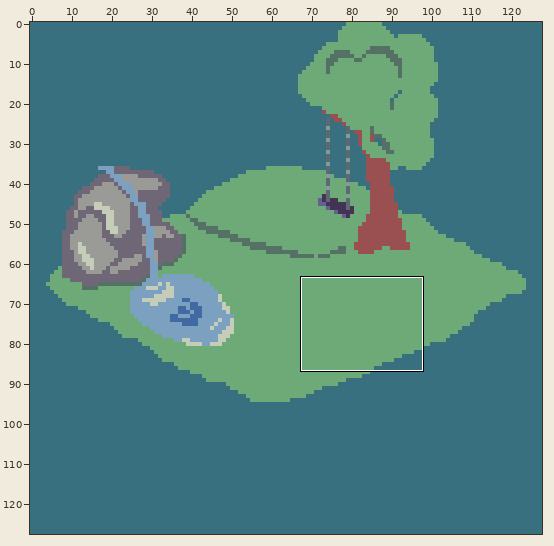
Pixel-art file -- Isometric/IsometricVPalette.aseprite. Above, an overview of the earlier version with the close-up marked.
Close-up. Old version:
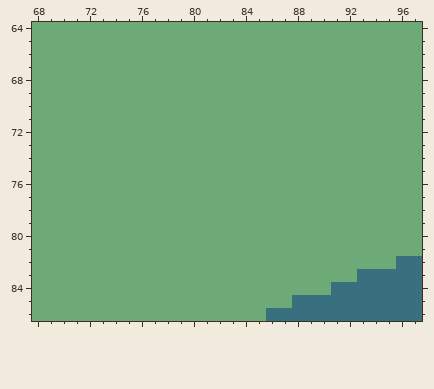
128x128 pixels, 1 frame. Shown: x 68..97, y 64..86. The commit also changed other parts of the picture, which this record leaves out.
Once edited:
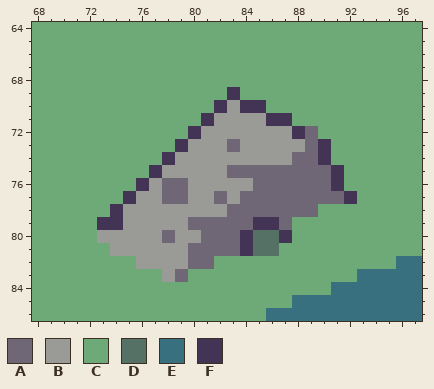
Palette (. is transparent): A #6f6776  B #9a9a97  C #6eaa78  D #557064  E #387080  F #433455
Change:
--- layer "Rocks"
@@ x 68..97 @@
 68 CCCCCCCCCCCCCCCCCCCCCCCCCCCCCC
-69 CCCCCCCCCCCCCCCCCCCCCCCCCCCCCC
-70 CCCCCCCCCCCCCCCCCCCCCCCCCCCCCC
-71 CCCCCCCCCCCCCCCCCCCCCCCCCCCCCC
-72 CCCCCCCCCCCCCCCCCCCCCCCCCCCCCC
-73 CCCCCCCCCCCCCCCCCCCCCCCCCCCCCC
-74 CCCCCCCCCCCCCCCCCCCCCCCCCCCCCC
-75 CCCCCCCCCCCCCCCCCCCCCCCCCCCCCC
-76 CCCCCCCCCCCCCCCCCCCCCCCCCCCCCC
-77 CCCCCCCCCCCCCCCCCCCCCCCCCCCCCC
-78 CCCCCCCCCCCCCCCCCCCCCCCCCCCCCC
-79 CCCCCCCCCCCCCCCCCCCCCCCCCCCCCC
-80 CCCCCCCCCCCCCCCCCCCCCCCCCCCCCC
-81 CCCCCCCCCCCCCCCCCCCCCCCCCCCCCC
-82 CCCCCCCCCCCCCCCCCCCCCCCCCCCCEE
-83 CCCCCCCCCCCCCCCCCCCCCCCCCEEEEE
+69 CCCCCCCCCCCCCCCFCCCCCCCCCCCCCC
+70 CCCCCCCCCCCCCCFBFFCCCCCCCCCCCC
+71 CCCCCCCCCCCCCFBBBBFFCCCCCCCCCC
+72 CCCCCCCCCCCCFBBBBBBBFACCCCCCCC
+73 CCCCCCCCCCCFBBBABBBBBAFCCCCCCC
+74 CCCCCCCCCCFBBBBBBBBBAAFCCCCCCC
+75 CCCCCCCCCFBBBBBAAAAAAAAFCCCCCC
+76 CCCCCCCCFBAABBBBBAAAAAAFCCCCCC
+77 CCCCCCCFBBAABBABAAAAAAAAFCCCCC
+78 CCCCCCFBBBBBBBBAAAAAAACCCCCCCC
+79 CCCCCFFBBBBBAAAAAFFACCCCCCCCCC
+80 CCCCCBBBBBABBAAAFDDFCCCCCCCCCC
+81 CCCCCCBBBBBBAAAAFDDCCCCCCCCCCC
+82 CCCCCCCCBBBBAACCCCCCCCCCCCCCEE
+83 CCCCCCCCCCBACCCCCCCCCCCCCEEEEE
 84 CCCCCCCCCCCCCCCCCCCCCCCEEEEEEE
Boxes around the changes in both close-ups, in picture pixels (x1, y1, x2, y2):
changed: (97, 87, 357, 282)
